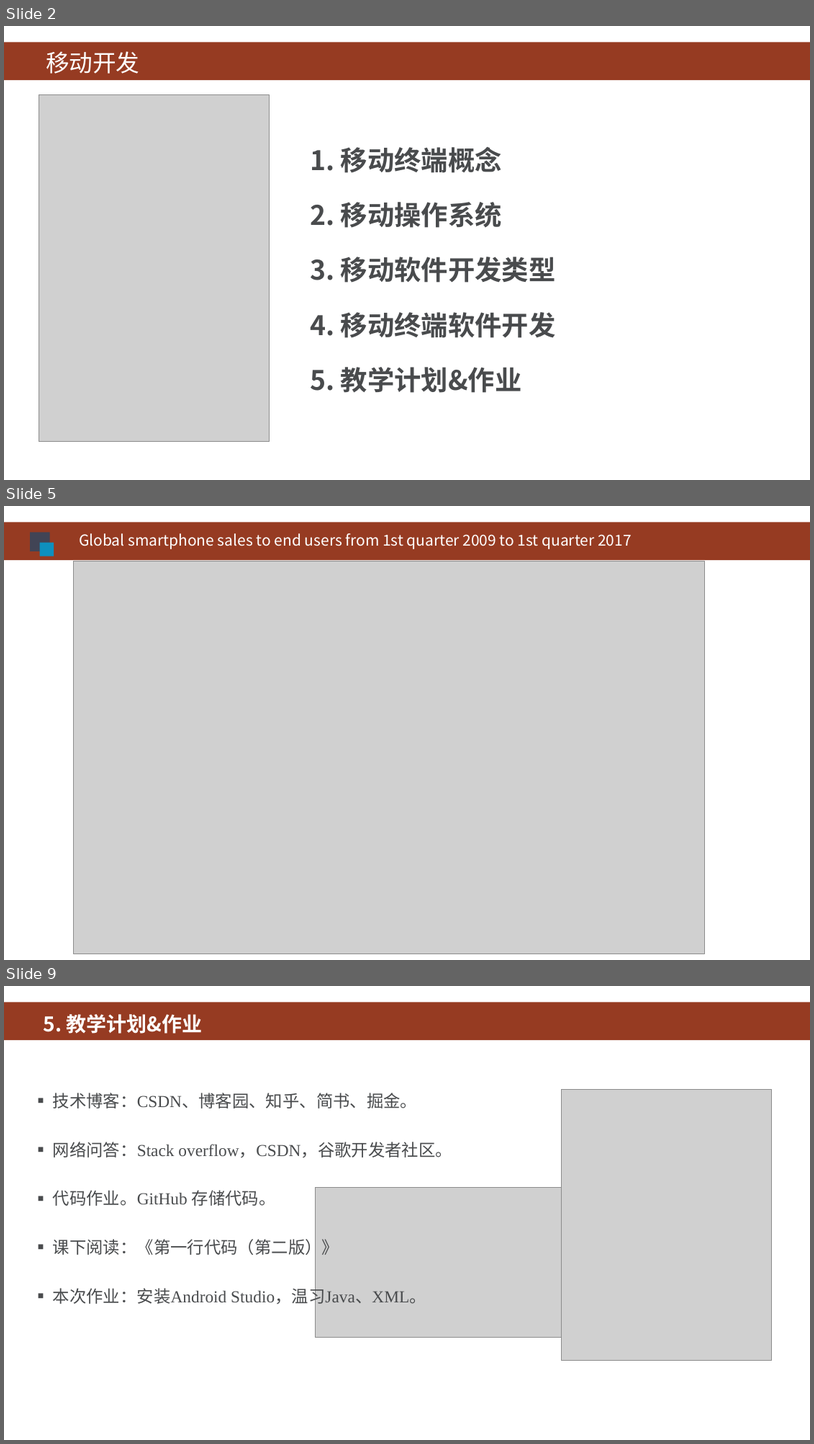
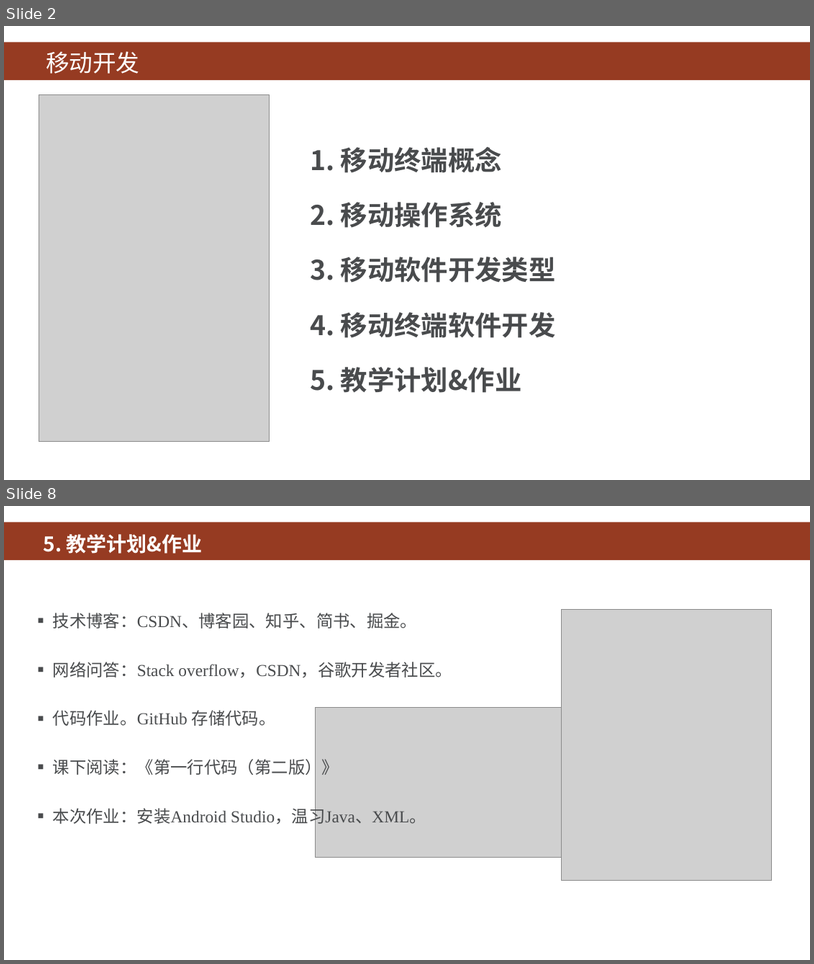
Before and after one commit to HBU/Android-PPT, a slide deck: 00.0 -- 移动开发 -- 第00章.ppt. Shown one above the other, each under a label of ours: slides 2, 5 and 9 before the commit, slides 2 and 8 after it; the slides between them are not shown. The pictures are 814x1444 and 814x964 pixels, drawn with LibreOffice and Linux fonts; fonts in the diff are those of the drawing; grey boxes stand for pictures; background and template pictures are left out. Boxes give left, top, right and bottom in pixels: in the first picture for what was removed or moved away, otherwise in the second. Text is boxed around its words. In the diff, an @@ line names an element or a change of style, - is before the commit and + after.

```diff
--- a/00.0 -- 移动开发 -- 第00章.ppt
+++ b/00.0 -- 移动开发 -- 第00章.ppt
@@ slide 5 removed at (x1=4, y1=506, x2=810, y2=960), background #FFFFFF; not listed: 1 template element that a slide beside it also shows @@
@@ rectangle removed at (x1=30, y1=532, x2=50, y2=551) @@
@@ rectangle removed at (x1=40, y1=542, x2=54, y2=556) @@
@@ text removed at (x1=79, y1=533, x2=632, y2=549) @@
-Global smartphone sales to end users from 1st quarter 2009 to 1st quarter 2017
@@ picture removed at (x1=74, y1=561, x2=705, y2=953) @@
@@ what was slide 9 is now slide 8 @@
```
Also in this commit, not shown: 5 slides changed, 1 other file.
